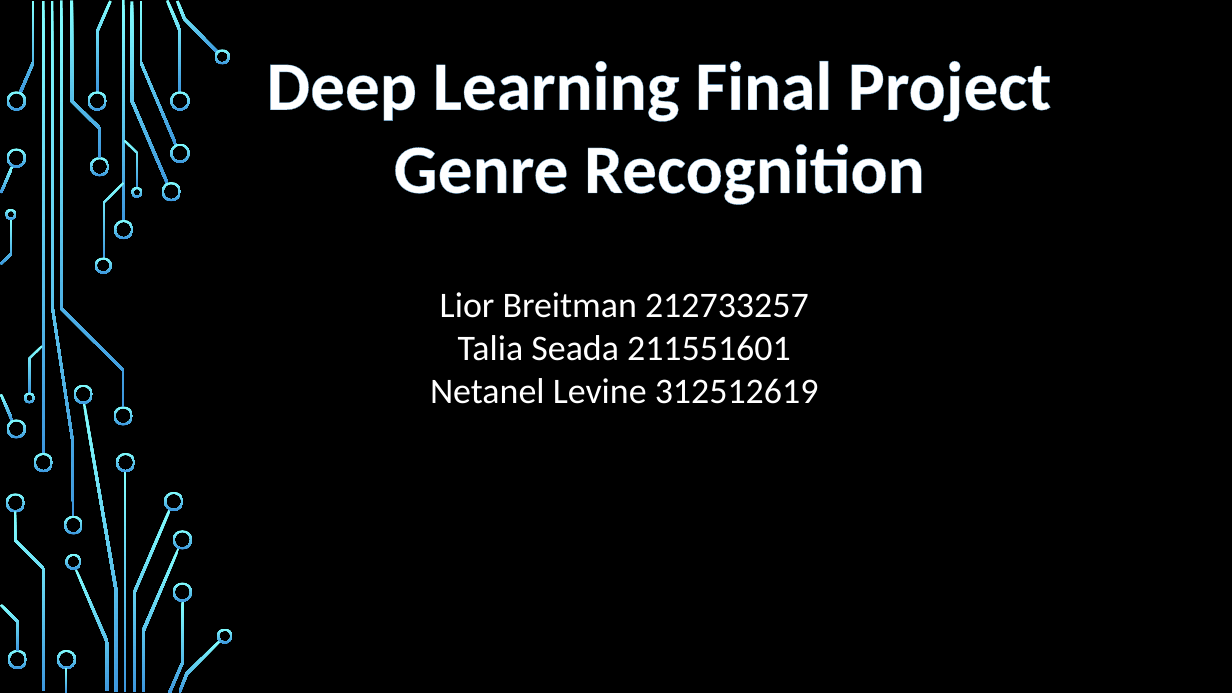
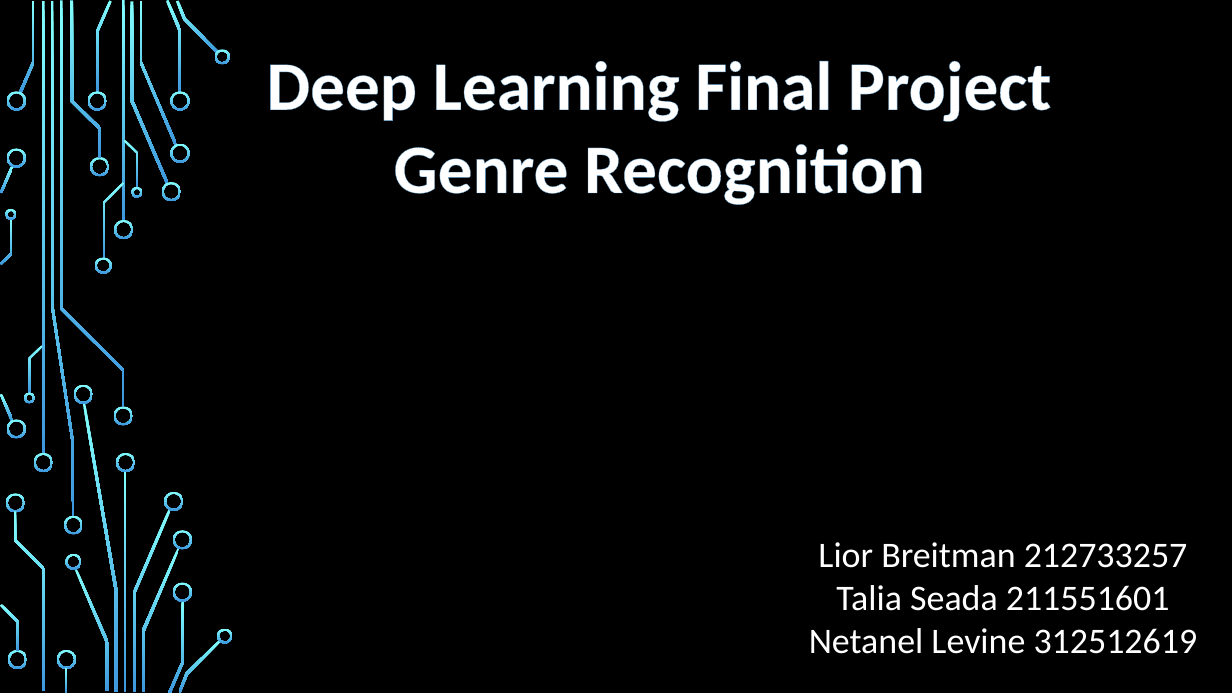
Before and after one commit to netanellevine/Songs_Genres_Classification, a slide deck: slide 1 of Deep learning presentation.pptx. Drawn at 1232x693 pixels with LibreOffice and Linux fonts; fonts in the diff are those of the drawing; background and template pictures are left out. Boxes give left, top, right and bottom in pixels: in the first picture for what was removed or moved away, otherwise in the second. Text is boxed around its words. In the diff, an @@ line names an element or a change of style, - is before the commit and + after.

```diff
--- a/Deep learning presentation.pptx
+++ b/Deep learning presentation.pptx
@@ text "Lior Breitman 212733257": place and size @@
-text "Lior Breitman 212733257" at (430,292,819,404)
+text "Lior Breitman 212733257" at (809,542,1198,654)
```
Also in this commit, not shown: 2 other slides changed, 5 slides added, 1 slide removed, 1 other file.
